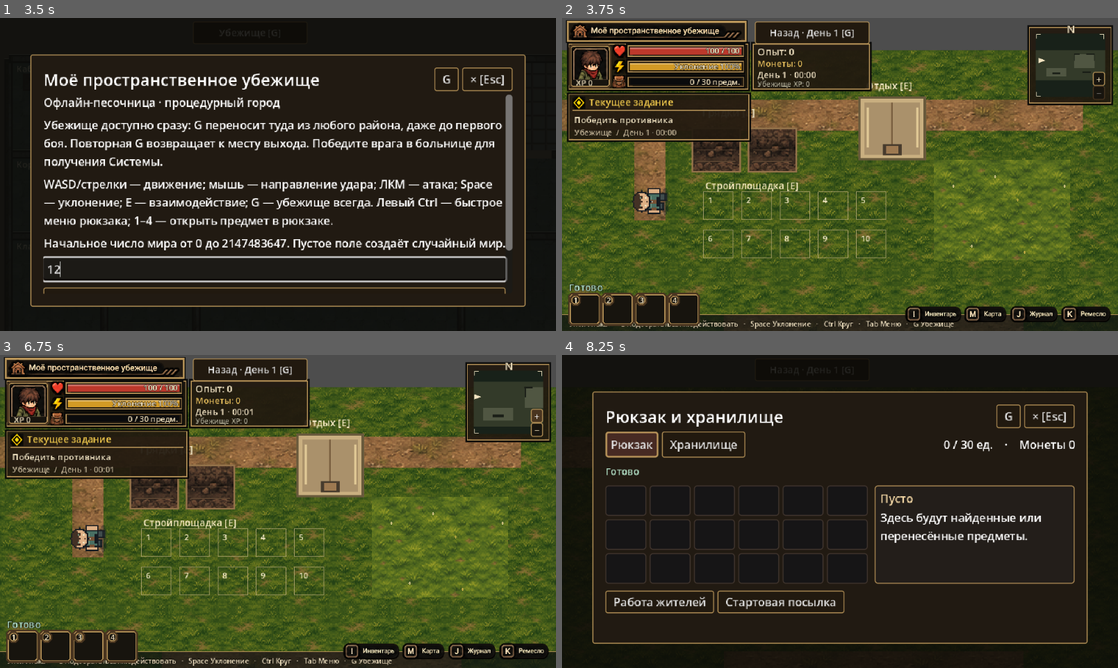
Above: before the commit, frames 1-4 (two rows, left to right).
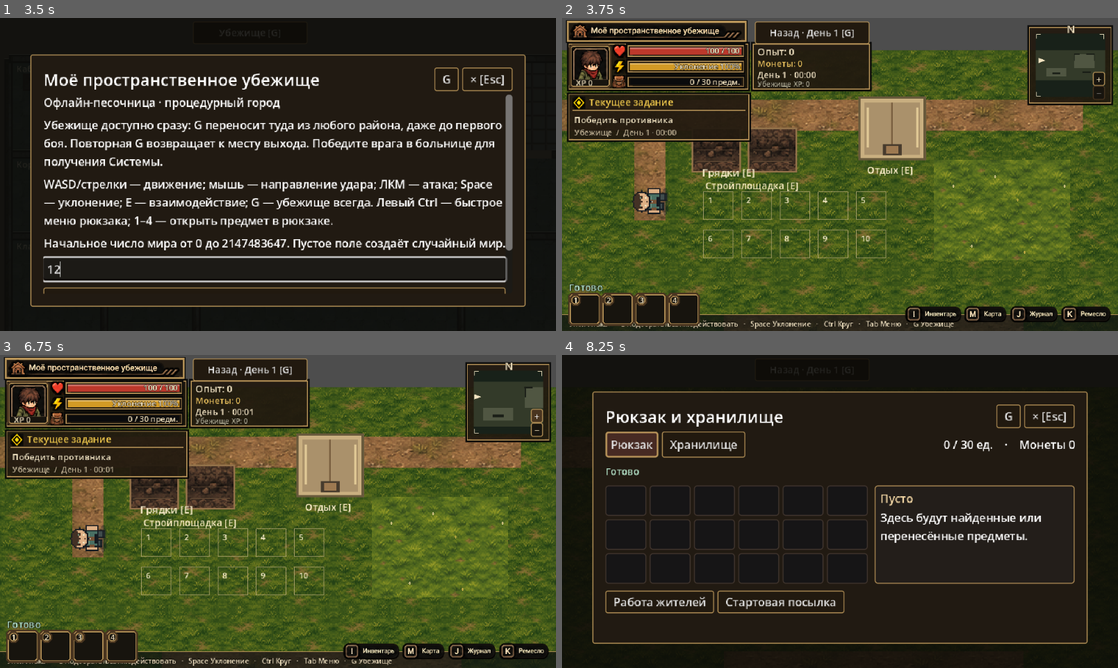
Above: after the commit, the same moments.

Repository: AndreyCokol/My_shelter
Game: Godot game, scene res://game/scenes/main/playable.tscn
Same seed, same stepped clock (60 frames per second), same inputs: the game is played once before the commit and once after it.
Inputs (mouse positions are in pixels of both pictures, inside the frame that each line leads up to):
- Up to frame 1 (3.5 s): click (272, 268) at 0.52 s; type "12" at 0.6 s; click "Начать игру" at 1.25 s; click "Начать игру" at 2 s; click "Убежище [G]" at 2.75 s
- Up to frame 2 (3.75 s): click "G" at 3.5 s
- Up to frame 3 (6.75 s): click (505, 401) at 4.25 s; click "Назад · День 1 [G]" at 5 s; click "× [Esc]" at 5.75 s; click "+" at 6.5 s
- Up to frame 4 (8.25 s): click "−" at 7.25 s; click (934, 652) at 8 s

Frame 1 is identical in both runs. In frame 2, 0.4% of the frame differs, in the area x 25-64%, y 20-52%; in frame 3, 0.4%; in frame 4, nothing differs.

Commit message:
VIS-R1: keep farm and rest action labels clear of persistent HUD

Diff:
--- a/game/scenes/worlds/world_art.gd
+++ b/game/scenes/worlds/world_art.gd
@@ -210,7 +210,7 @@
 		canvas.draw_rect(Rect2(x, 151, 2, 46), Color("e0c895"))
 	canvas.draw_rect(Rect2(389, 193, 22, 13), Color("473b2d"))
 	canvas.draw_rect(Rect2(393, 195, 14, 9), Color("9d7951"))
-	canvas.draw_string(ThemeDB.fallback_font, Vector2(370, 130), "Отдых [E]", HORIZONTAL_ALIGNMENT_LEFT, -1, 11, Color("fff0cc"))
+	canvas.draw_string(ThemeDB.fallback_font, Vector2(371, 227), "Отдых [E]", HORIZONTAL_ALIGNMENT_LEFT, -1, 11, Color("fff0cc"))
 
 
 static func shelter_farm(canvas: CanvasItem, plots: Array) -> void:
@@ -236,7 +236,7 @@
 				canvas.draw_rect(Rect2(origin + Vector2(dx + 1, 18), Vector2(7, 5)), leaf)
 				if status == "ripe":
 					canvas.draw_rect(Rect2(origin + Vector2(dx - 1, 28), Vector2(5, 5)), Color("d9aa52"))
-	canvas.draw_string(ThemeDB.fallback_font, Vector2(181, 161), "Грядки [E]", HORIZONTAL_ALIGNMENT_LEFT, -1, 12, Color("f5e9c7"))
+	canvas.draw_string(ThemeDB.fallback_font, Vector2(181, 230), "Грядки [E]", HORIZONTAL_ALIGNMENT_LEFT, -1, 12, Color("f5e9c7"))
 
 
 static func shelter_structure(canvas: CanvasItem, kind: String, rect: Rect2) -> void:
